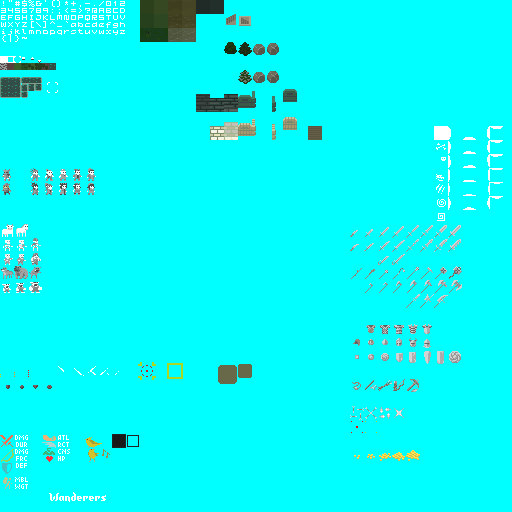
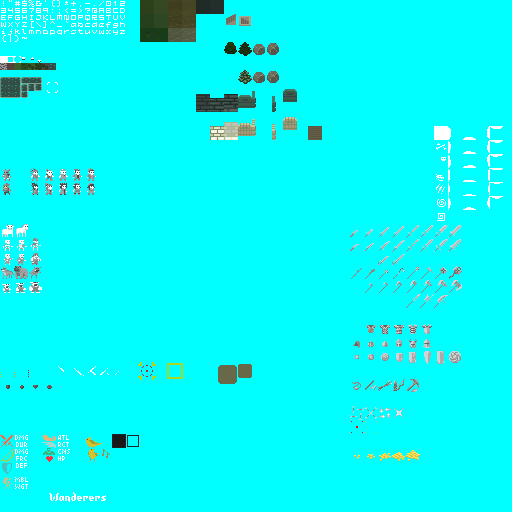
Revision of a layered 512×512 image; what changed, layer by layer:
painted on "Main" over (353, 338, 417, 348)
